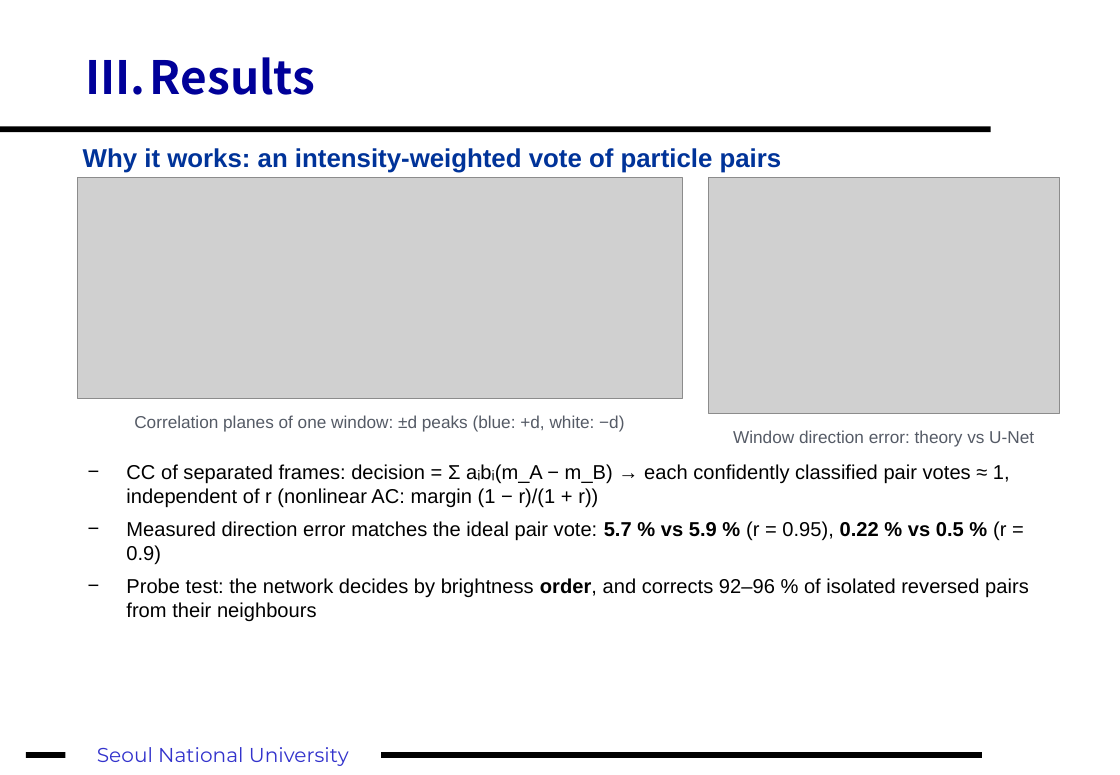
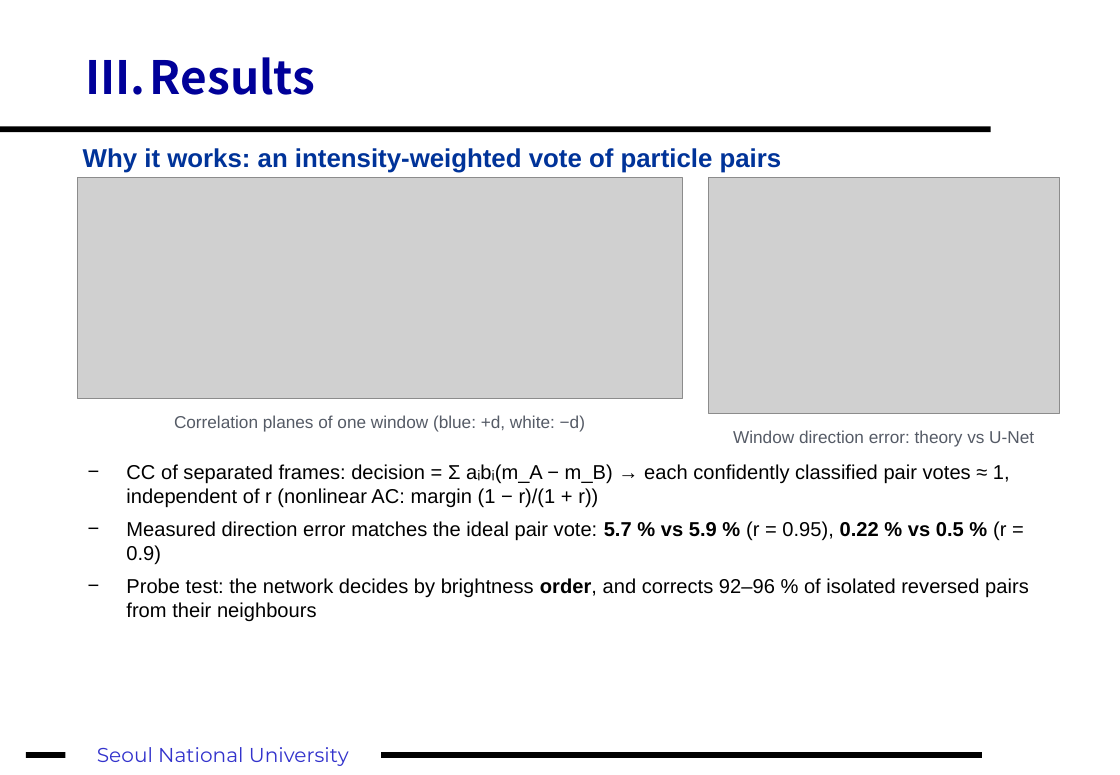
Before and after one commit to fosherrat/piv_termproject, a slide deck: slide 20 of presentation/PIV_term_project.pptx (slide 18 before the commit). Drawn at 1120x775 pixels with LibreOffice and Linux fonts; fonts in the diff are those of the drawing; grey boxes stand for pictures. Boxes give left, top, right and bottom in pixels: in the first picture for what was removed or moved away, otherwise in the second. Text is boxed around its words. In the diff, an @@ line names an element or a change of style, - is before the commit and + after.

```diff
--- a/presentation/PIV_term_project.pptx
+++ b/presentation/PIV_term_project.pptx
@@ text at box(174, 415, 585, 432): text changed @@
-Correlation planes of one window: ±d peaks (blue: +d, white: −d)
+Correlation planes of one window (blue: +d, white: −d)
```
Also in this commit, not shown: 7 other slides changed, 5 slides added, 3 slides removed, 23 other files.
